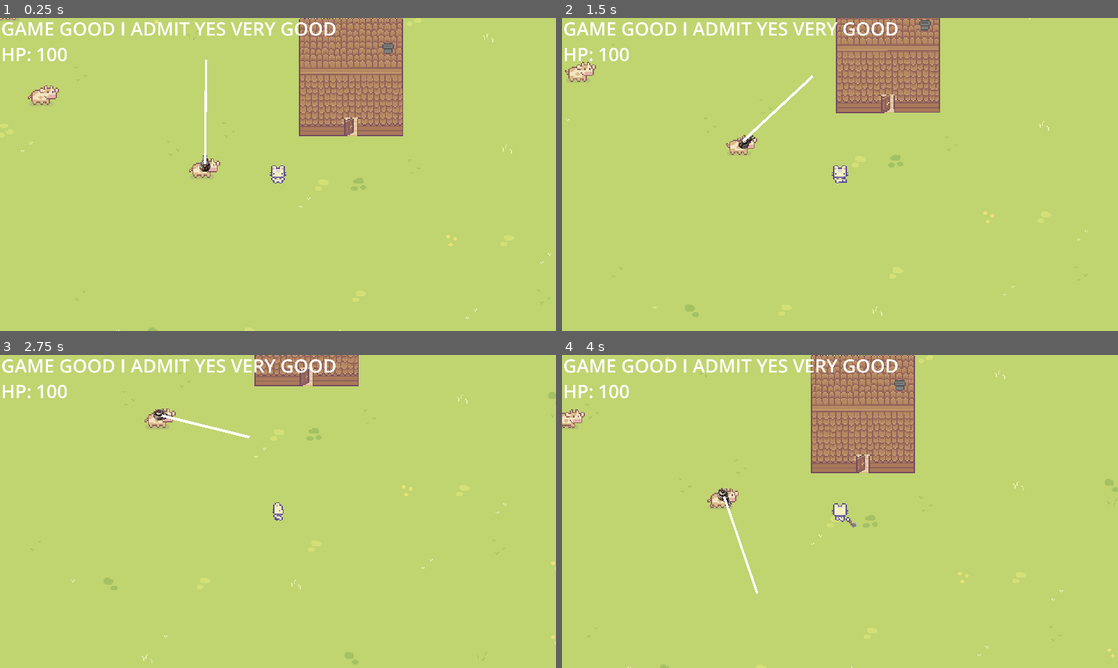
Above: before the commit, frames 1-4 (two rows, left to right).
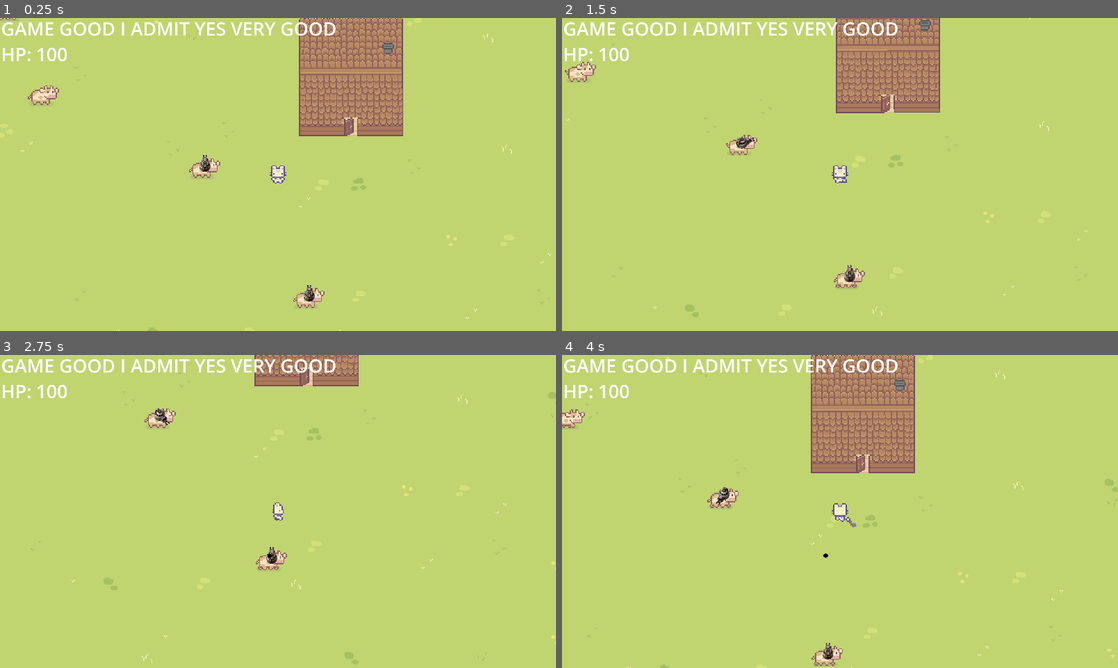
Above: after the commit, the same moments.

Repository: maciulex/First-game-in-godot
Game: Godot game, scene res://game_level.tscn
Two runs of this game, one before a commit and one after it. Both use one fixed random seed, a clock stepped at 60 frames per second and the inputs below.
Inputs:
- Up to frame 1 (0.25 s): no input
- Up to frame 2 (1.5 s): hold D (right) 0.53-1.28 s; hold Space (space) 0.53-1.28 s; hold S (down) from 1.28 s (still down); tap Space (space) at 1.35 s
- Up to frame 3 (2.75 s): release S (down) at 2.03 s; hold D (right) from 2.03 s (still down); hold Space (space) from 2.03 s (still down)
- Up to frame 4 (4 s): release D (right) at 2.78 s; release Space (space) at 2.78 s; hold W (up) 2.78-3.53 s; tap Space (space) at 2.85 s; hold A (left) from 3.53 s (still down); hold Space (space) from 3.53 s (still down)

The runs differ from the first frame. In frame 1, 0.4% of the frame differs, in the area x 36-59%, y 13-93%; in frame 2, 0.5%; in frame 3, 0.5%; in frame 4, 0.5%, in the area x 27-51%, y 42-100%.

Commit message:
armorred cow is now shooting

Diff:
--- a/NPC/cows/cow/cow.tscn
+++ b/NPC/cows/cow/cow.tscn
@@ -62,7 +62,6 @@
 
 
 func _on_player_tool_action(target):
-	print(target, target == self);
 	if target == self:
 		self.queue_free();
 "
@@ -154,7 +153,6 @@
 size = Vector2(25, 16)
 
 [node name="cow" type="CharacterBody2D" groups=["Enemys", "alive", "tool_axe_action_group"]]
-position = Vector2(126, 51)
 script = SubResource("GDScript_t15gv")
 
 [node name="Sprite2D" type="Sprite2D" parent="."]
--- a/NPC/cows/cowArmed/cowArmed.gd
+++ b/NPC/cows/cowArmed/cowArmed.gd
@@ -1,39 +1,49 @@
 extends "res://NPC/cows/cow/cow.gd"
 
-@export var timeToChangeTuretState = [2,5];
+var timeToChangeTuretState = [2,5];
 @onready var turretTimer : Timer = $TimerForTurretRotation;
 @onready var turretDetection : RayCast2D = $Turret/turretDetection;
 @onready var turretSprite : Sprite2D = $Turret;
-var turretState = turretStates.idle;
 enum turretStates {idle, rotateRight, rotateLeft}
+var turretState : turretStates = turretStates.idle;
 @export var turretRotationTime : float = 0.1
-var deltaTimeForTurretRotation : float = 0;
 var turretCooldown = 0;
+var bullet = preload("res://utils/bullet.tscn");
 
 var rotationDegreesPerCycle : float = 5.625;#360/64
 
 func rotateCannon(dir : turretStates):
-	if turretState == turretStates.rotateLeft:
-		#sprite
-		if (turretSprite.frame == 0): turretSprite.frame = 63;
-		else:turretSprite.frame -= 1;
-		#rayCast2d
-		turretDetection.rotation_degrees -= rotationDegreesPerCycle;
-	elif turretState == turretStates.rotateRight:
-		if (turretSprite.frame == 63): turretSprite.frame = 0;
-		else: turretSprite.frame += 1;
-		turretDetection.rotation_degrees += rotationDegreesPerCycle;
-	deltaTimeForTurretRotation = 0;
-
+	match turretState:
+		turretStates.rotateLeft:
+			#sprite
+			if (turretSprite.frame == 0): turretSprite.frame = 63;
+			else:turretSprite.frame -= 1;
+			#rayCast2d
+			turretDetection.rotation_degrees -= rotationDegreesPerCycle;
+		turretStates.rotateRight:
+			if (turretSprite.frame == 63): turretSprite.frame = 0;
+			else: turretSprite.frame += 1;
+			turretDetection.rotation_degrees += rotationDegreesPerCycle;
+	if (turretDetection.get_collider() != null && turretDetection.get_collider().is_in_group("CowEnemy")):
+		var instanceOfBullet = bullet.instantiate();
+		var offsetValue = 25;
+		var pos = Vector2(position.x - offsetValue, position.y + offsetValue);
+		print("da",turretDetection.rotation)
+		print(turretDetection.rotation_degrees);
+		var deg = (turretDetection.rotation)-1.57079633;
+		instanceOfBullet.init(pos, Vector2.from_angle(deg));
+		get_tree().get_root().add_child(instanceOfBullet);
+		pass;
 
 func _physics_process(delta):
 	if (COW_STATE == COW_STATES.walk):
 		move_and_collide(WalkDir)
-	if (deltaTimeForTurretRotation > turretRotationTime):
-		rotateCannon(turretState);
-	else:
-		deltaTimeForTurretRotation += delta;
+
 
 func _on_timer_for_turret_rotation_timeout():
 	turretTimer.start(randi_range(timeToChangeTuretState[0], timeToChangeTuretState[1]));
 	turretState = randi_range(0,2);
+
+
+func _on_timer_to_cycle_of_rotation_timeout():
+	rotateCannon(turretState);
--- a/NPC/cows/cowArmed/cowArmed.tscn
+++ b/NPC/cows/cowArmed/cowArmed.tscn
@@ -8,7 +8,6 @@
 
 [node name="cowArmed" instance=ExtResource("1_0d10r")]
 script = ExtResource("2_mcfsc")
-timeToChangeTuretState = [2, 5]
 turretRotationTime = 0.1
 
 [node name="AnimationTree" parent="." index="2"]
@@ -27,6 +26,7 @@
 collision_mask = 2
 
 [node name="Line2D" type="Line2D" parent="Turret/turretDetection" index="0"]
+visible = false
 position = Vector2(6.10352e-05, 1.90735e-06)
 scale = Vector2(-0.199641, 1.0233)
 points = PackedVector2Array(0, -1, -5.00873, -88.9281)
@@ -35,4 +35,9 @@
 wait_time = 0.3
 autostart = true
 
+[node name="TimerToCycleOfRotation" type="Timer" parent="." index="8"]
+wait_time = 0.1
+autostart = true
+
 [connection signal="timeout" from="TimerForTurretRotation" to="." method="_on_timer_for_turret_rotation_timeout"]
+[connection signal="timeout" from="TimerToCycleOfRotation" to="." method="_on_timer_to_cycle_of_rotation_timeout"]
--- a/character/player.gd
+++ b/character/player.gd
@@ -119,7 +119,6 @@
 		playerData.tools.Axe:
 			var collider =getColliderFromVector(playerData.lookingDirection);
 			if (collider != null && collider.is_in_group("tool_axe_action_group")):
-				print("dah")
 				get_tree().call_group("tool_axe_action_group", "_on_player_tool_action",collider)
 				pass;
 			pass;
--- a/game_level.tscn
+++ b/game_level.tscn
@@ -776,3 +776,6 @@
 
 [node name="cowArmed" parent="." instance=ExtResource("11_n7n0e")]
 position = Vector2(354, 293)
+
+[node name="cowArmed2" parent="." instance=ExtResource("11_n7n0e")]
+position = Vector2(444, 405)
--- a/project.godot
+++ b/project.godot
@@ -57,6 +57,7 @@
 [layer_names]
 
 2d_physics/layer_2="Wykrywanie gracza"
+2d_physics/layer_3="Wykrywanie żywych"
 
 [rendering]
 
--- /dev/null
+++ b/utils/bullet.gd
@@ -0,0 +1,15 @@
+extends Node2D
+
+var movementVector;
+# Called when the node enters the scene tree for the first time.
+func _ready():
+	pass # Replace with function body.
+
+func init(vectorStart, vectorMovement):
+	position = vectorStart;
+	movementVector = vectorMovement;
+
+
+func _physics_process(delta):
+	position += movementVector;
+	pass
--- a/utils/bullet.tscn
+++ b/utils/bullet.tscn
@@ -1,8 +1,10 @@
-[gd_scene load_steps=2 format=3 uid="uid://b7pwup0ub45j2"]
+[gd_scene load_steps=3 format=3 uid="uid://b7pwup0ub45j2"]
 
 [ext_resource type="Texture2D" uid="uid://dkeb0esyj1uyb" path="res://art/bullet.png" id="1_a14ki"]
+[ext_resource type="Script" path="res://utils/bullet.gd" id="1_yvkmu"]
 
-[node name="bullet" type="Node2D"]
+[node name="bullet" type="CharacterBody2D"]
+script = ExtResource("1_yvkmu")
 
 [node name="Bullet" type="Sprite2D" parent="."]
 position = Vector2(0, 1.19209e-07)
